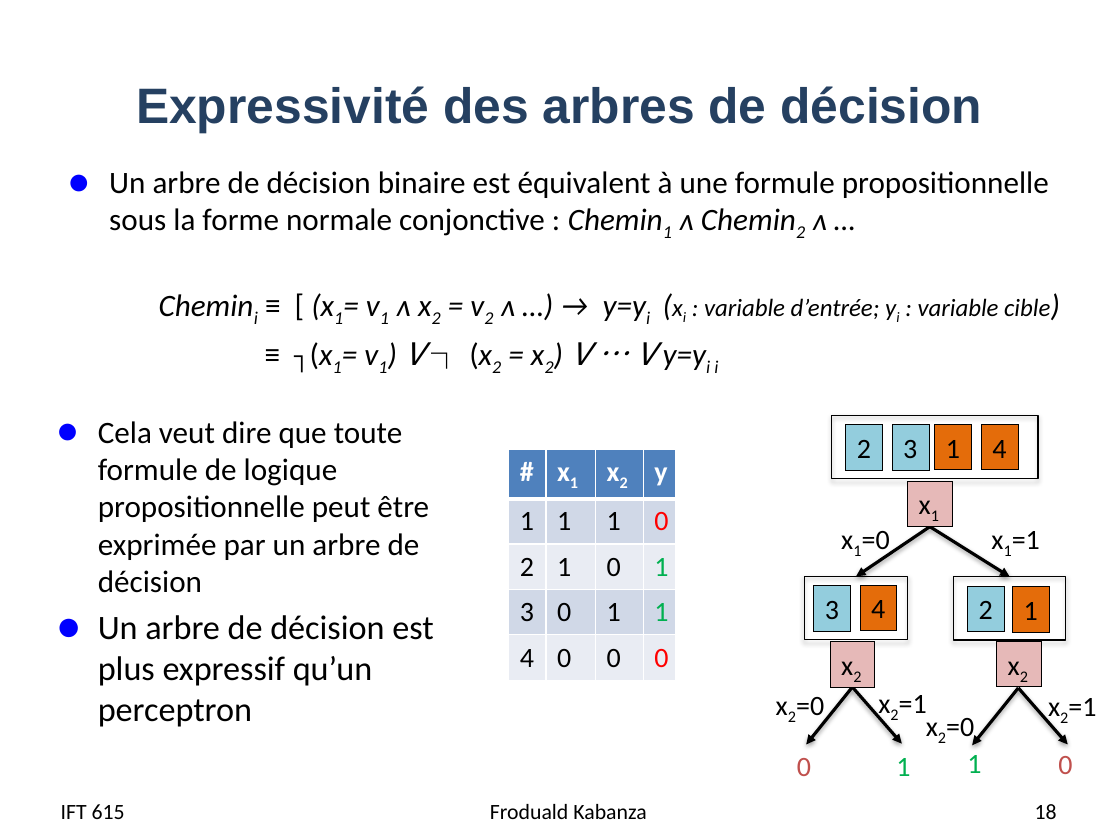
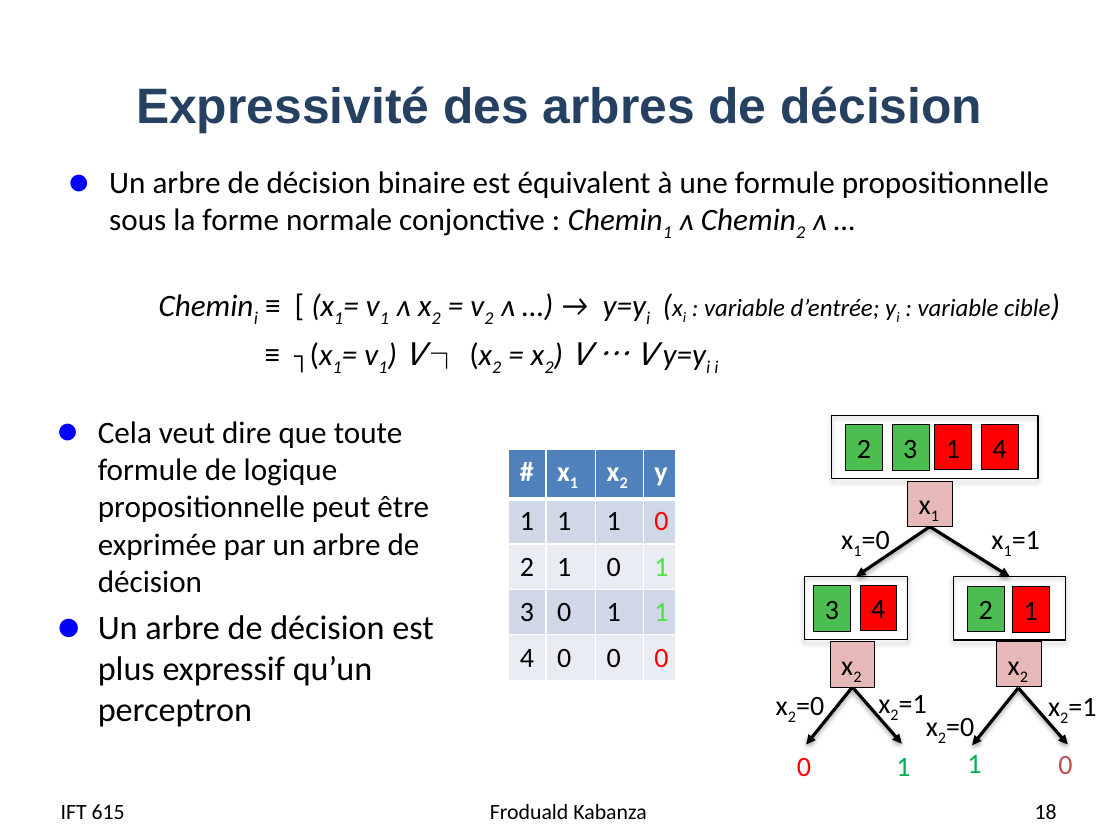
Before and after one commit to djeffkanda/djeffkanda.github.io, a slide deck: slide 18 of ift/assets/slides/ift615-08-Apprentissage avec des arbres de decision.pptx. Drawn at 1120x840 pixels with LibreOffice and Linux fonts; fonts in the diff are those of the drawing. Boxes give left, top, right and bottom in pixels: in the first picture for what was removed or moved away, otherwise in the second. Text is boxed around its words. In the diff, an @@ line names an element or a change of style, - is before the commit and + after.

```diff
--- a/ift/assets/slides/ift615-08-Apprentissage avec des arbres de decision.pptx
+++ b/ift/assets/slides/ift615-08-Apprentissage avec des arbres de decision.pptx
@@ table at (508, 449, 675, 673) @@
@@ text colour #00B050 to #4AE340 in "1", "1" @@
@@ fill #93CDDD to #4CBE51 in 4 elements at (846, 424, 883, 469), (893, 424, 930, 469), (968, 586, 1005, 631), (814, 586, 851, 631) @@
@@ fill #E46C0A to #FF0000 in 4 elements at (935, 424, 972, 469), (981, 424, 1018, 469), (1012, 587, 1049, 632), (860, 586, 897, 631) @@
@@ text "0" at (797, 758, 811, 776): text colour #C0504D to #FF0000 @@
```
Also in this commit, not shown: 13 other slides changed, 2 other files.
